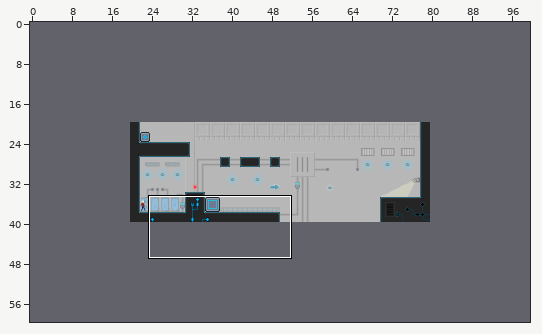
Level history. Tiled map (JSON): res/map/untitled.json. The first picture is a wide view before the edit; the outline marks the close-up.
Close-up. The starting point:
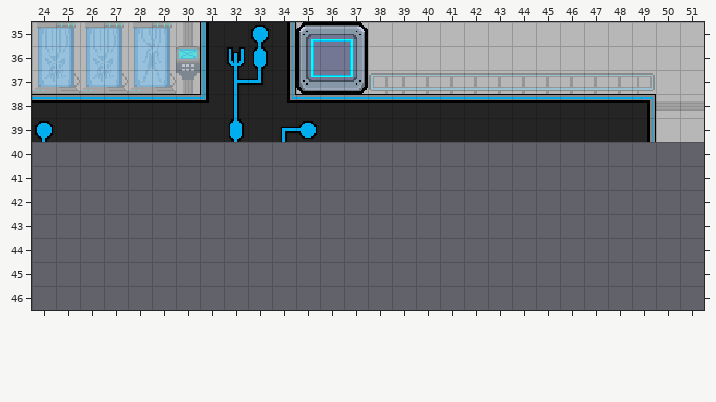
Cells are 16x16 px. Shown: x 24..51, y 35..46. The commit also changed other parts of the map, which this record leaves out. The old version is drawn lined up with the new one.
The same view after the edit:
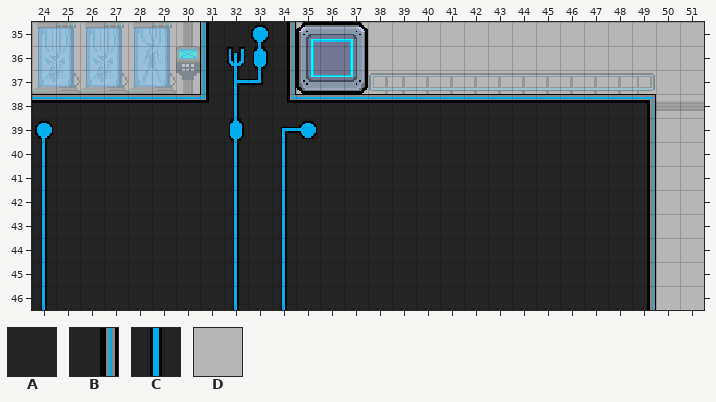
Key: from "main": A 26, B 27, C 57, D 243.
_ is an empty cell.
Change:
map size 60x20 -> 100x60 cells (old content now starts at 20,20; both pictures use the new coordinates)
Layer "Tile Layer 1":
The edit adds tile A in rows 40 to 46 at x 25 to 31, 33 and 35 to 48.
The edit adds tile B in rows 40 to 46 at x 49.
The edit adds tile C in rows 40 to 46 at x 24, 32 and 34.
The edit adds tile D in rows 40 to 46 at x 50 to 51.
